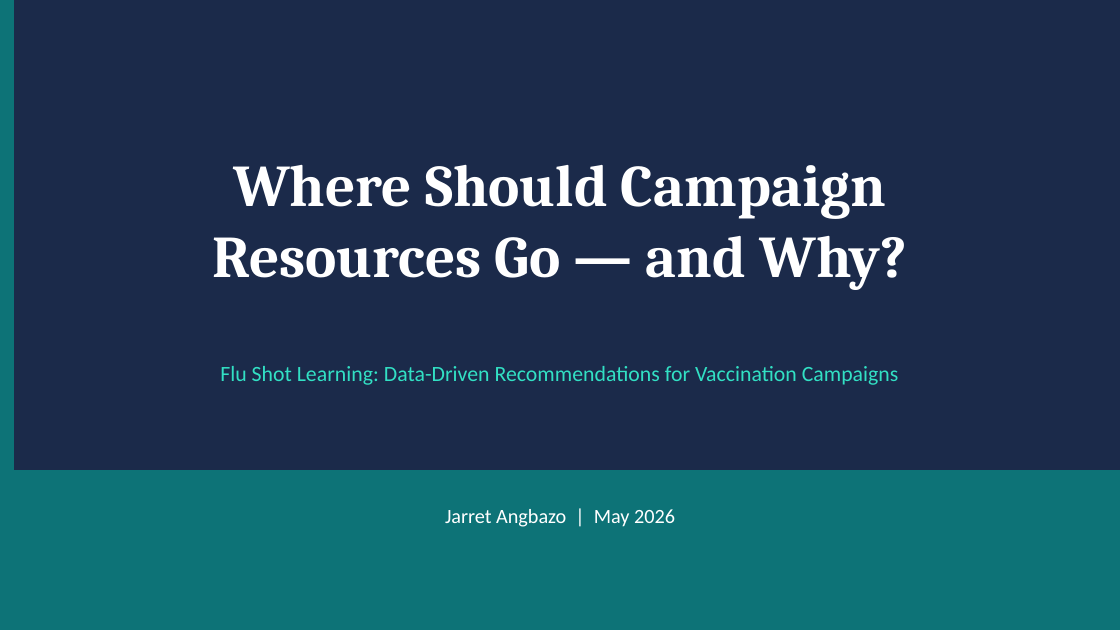
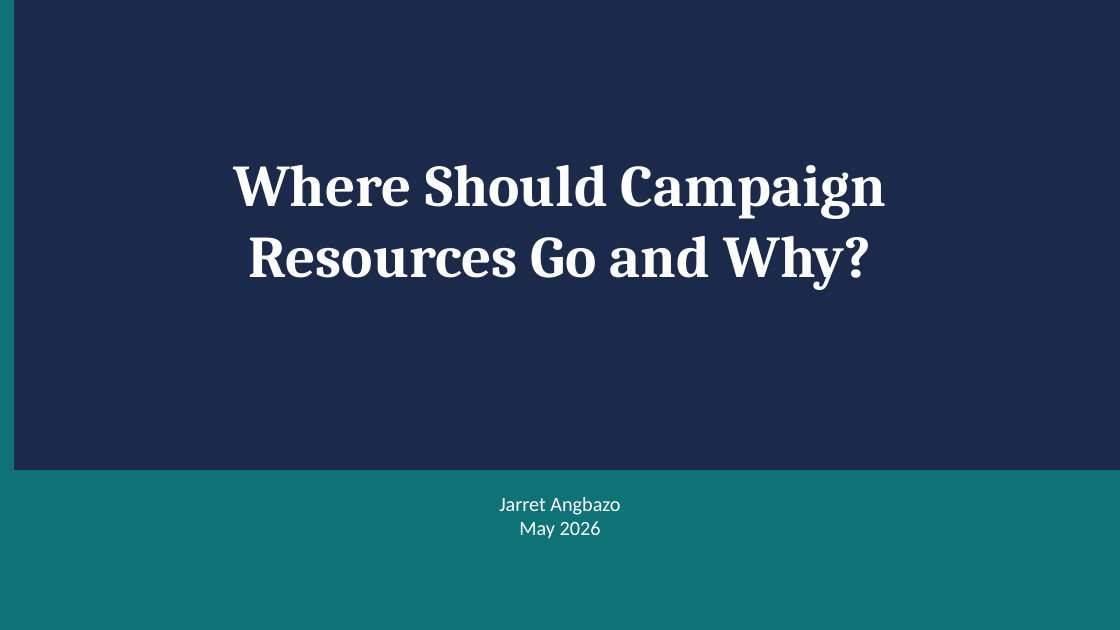
Before and after one commit to jarretangbazo/Flu-Shot-Learning, a slide deck: slide 1 of reports/flu_shot_recommendations.pptx. Drawn at 1120x630 pixels with LibreOffice and Linux fonts; fonts in the diff are those of the drawing. Boxes give left, top, right and bottom in pixels: in the first picture for what was removed or moved away, otherwise in the second. Text is boxed around its words. In the diff, an @@ line names an element or a change of style, - is before the commit and + after.

```diff
--- a/reports/flu_shot_recommendations.pptx
+++ b/reports/flu_shot_recommendations.pptx
@@ text at (x1=248, y1=236, x2=871, y2=290): text changed @@
-Resources Go — and Why?
+Resources Go and Why?
@@ text removed at (x1=220, y1=366, x2=899, y2=385) @@
-Flu Shot Learning: Data-Driven Recommendations for Vaccination Campaigns
@@ text at (x1=499, y1=497, x2=620, y2=539): text changed @@
-Jarret Angbazo | May 2026
+Jarret Angbazo
+May 2026
```
Also in this commit, not shown: 3 other slides changed, 2 other files.
